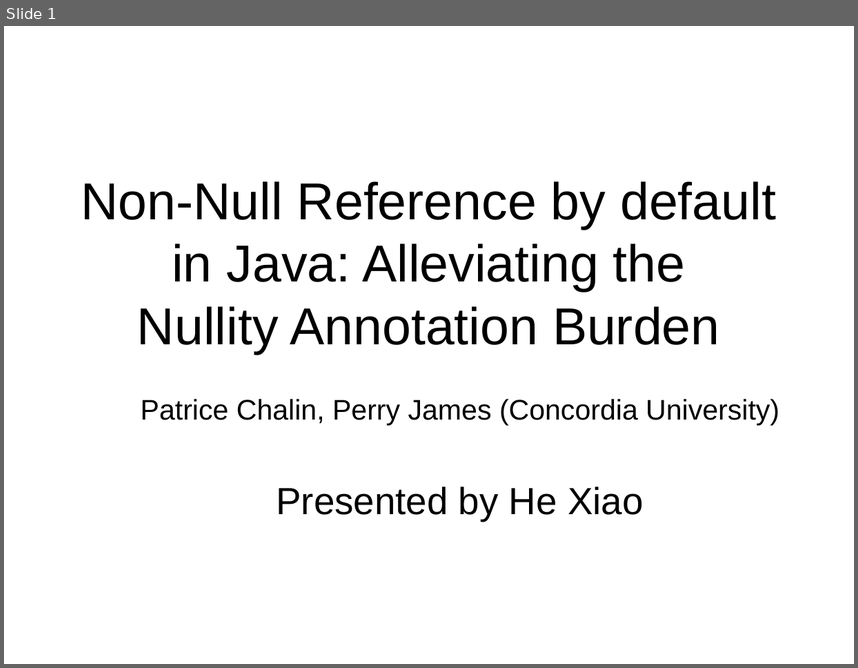
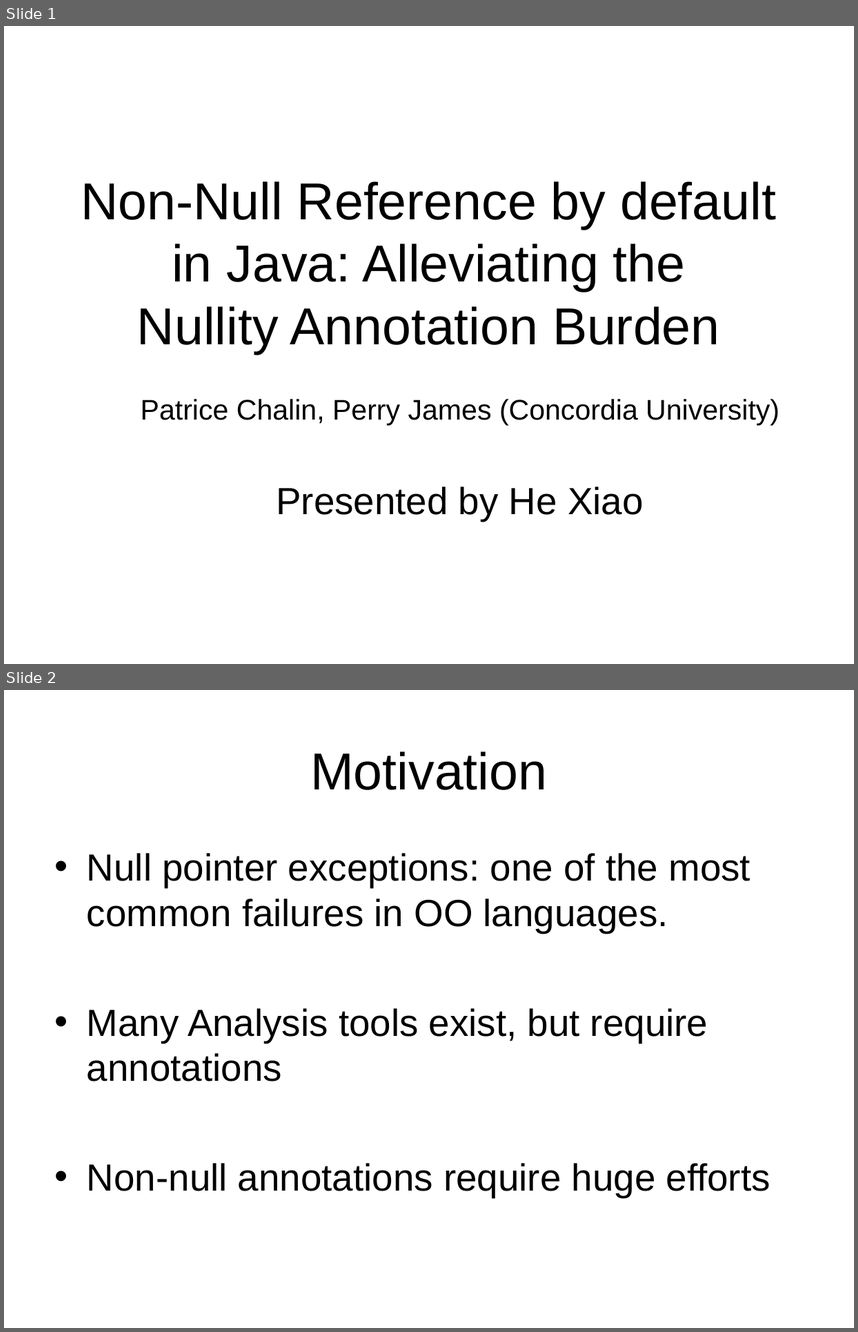
Before and after one commit to xiaohe27/Papers4Courses, a slide deck: CS527/Presentation/Non-Null-By-Default.ppt. Shown one above the other, each under a label of ours: slide 1 before the commit, slides 1 and 2 after it. The pictures are 858x668 and 858x1332 pixels, drawn with LibreOffice and Linux fonts; fonts in the diff are those of the drawing. Boxes give left, top, right and bottom in pixels: in the first picture for what was removed or moved away, otherwise in the second. Text is boxed around its words. In the diff, an @@ line names an element or a change of style, - is before the commit and + after.

Commit message:
add more slides

```diff
--- a/CS527/Presentation/Non-Null-By-Default.ppt
+++ b/CS527/Presentation/Non-Null-By-Default.ppt
@@ slide 2 added at box(4, 690, 854, 1328), background #FFFFFF @@
@@ title added at box(310, 751, 547, 790), 44 pt, text #000000 @@
+Motivation
@@ text added at box(87, 853, 771, 1197), 32 pt, text #000000 @@
+• Null pointer exceptions: one of the most common failures in OO languages.
+• Many Analysis tools exist, but require annotations
+• Non-null annotations require huge efforts
```
Also in this commit, not shown: 2 other slides added, 1 other file.
